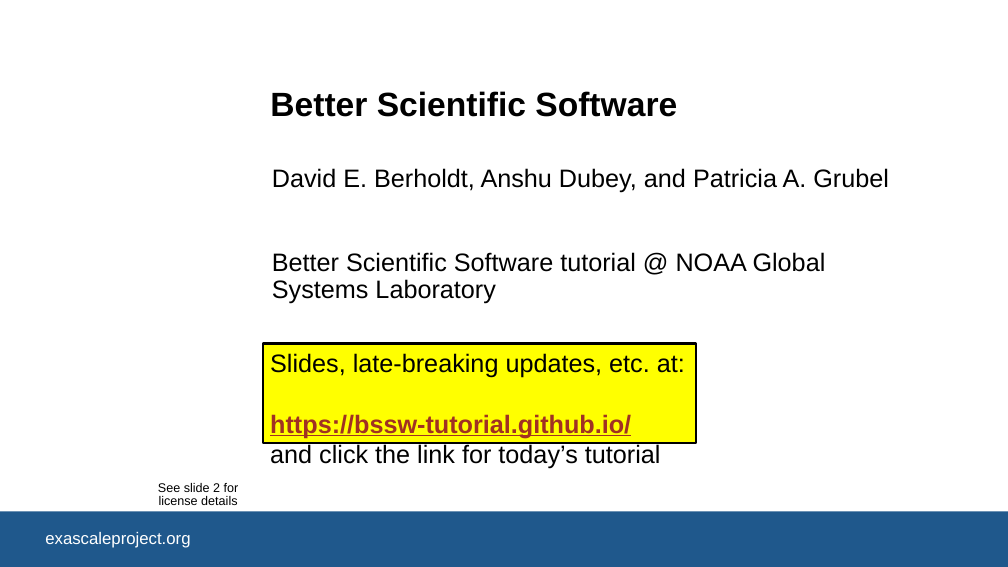
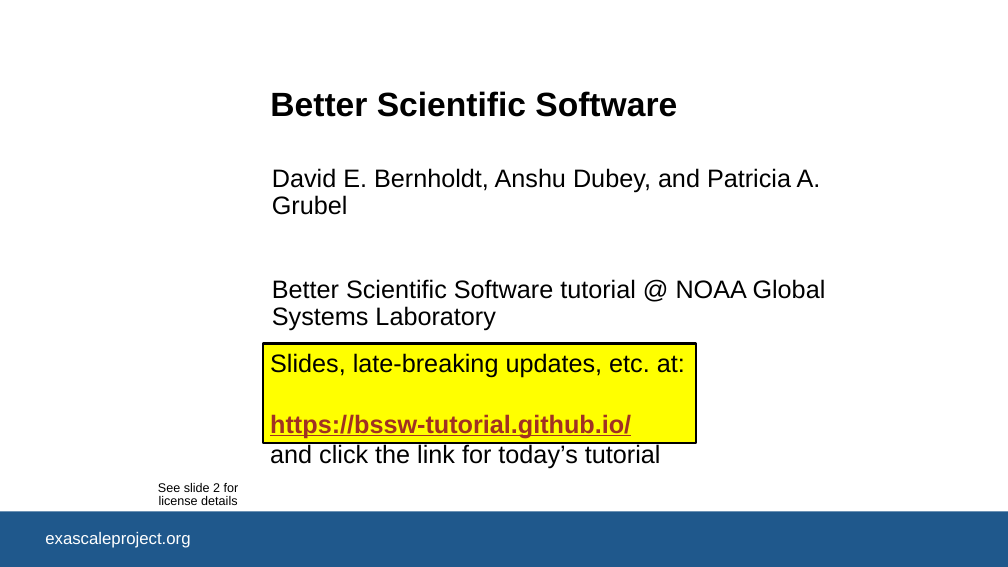
Before and after one commit to bssw-tutorial/presentations, a slide deck: slide 1 of intro-a.pptx. Drawn at 1008x567 pixels with LibreOffice and Linux fonts; fonts in the diff are those of the drawing; background and template pictures are left out. Boxes give left, top, right and bottom in pixels: in the first picture for what was removed or moved away, otherwise in the second. Text is boxed around its words. In the diff, an @@ line names an element or a change of style, - is before the commit and + after.

```diff
--- a/intro-a.pptx
+++ b/intro-a.pptx
@@ subtitle at (x1=272, y1=168, x2=821, y2=215): text changed @@
-David E. Berholdt, Anshu Dubey, and Patricia A. Grubel
+David E. Bernholdt, Anshu Dubey, and Patricia A. Grubel
```
Also in this commit, not shown: 2 other files.
